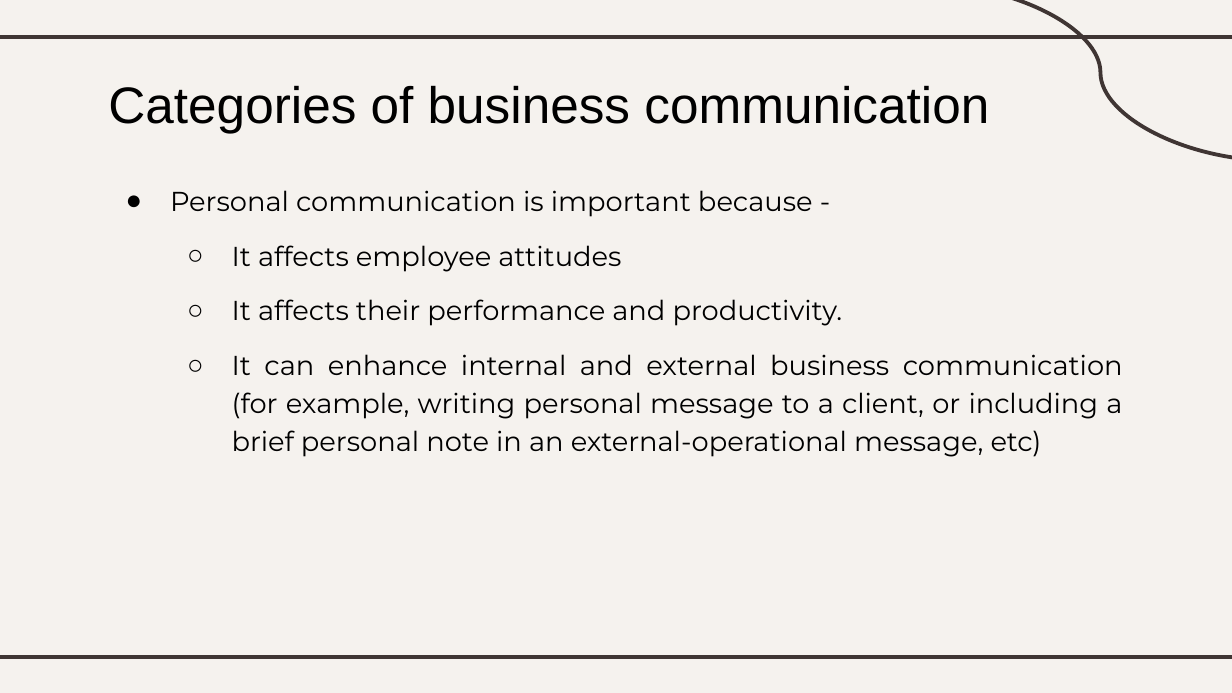
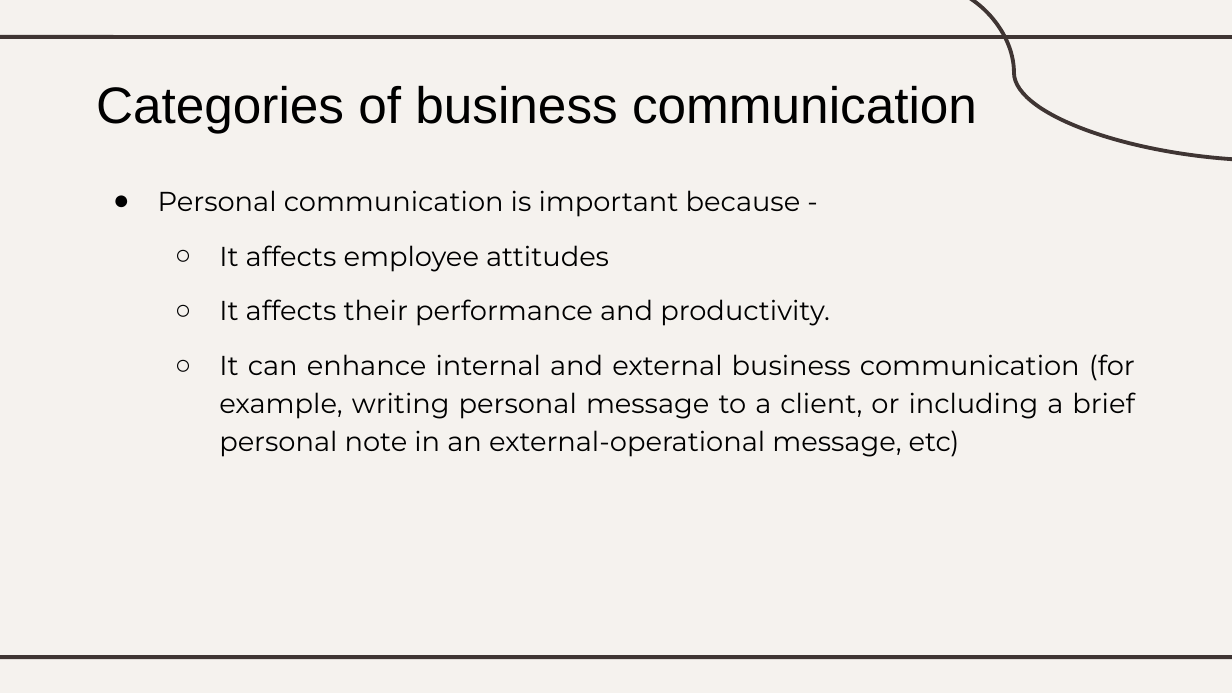
Before and after one commit to mononokai/3rd-semester, a slide deck: slide 15 of workplace-communication/Lecture 1.pptx. Drawn at 1232x693 pixels with LibreOffice and Linux fonts; fonts in the diff are those of the drawing. Boxes give left, top, right and bottom in pixels: in the first picture for what was removed or moved away, otherwise in the second. Text is boxed around its words. In the diff, an @@ line names an element or a change of style, - is before the commit and + after.

```diff
--- a/workplace-communication/Lecture 1.pptx
+++ b/workplace-communication/Lecture 1.pptx
@@ curved line (928, 0) - (1232, 160): route changed @@
@@ title "Categories of business communication": place and size @@
-title "Categories of business communication" at [108,85,989,133]
+title "Categories of business communication" at [96,85,977,133]
@@ text "Personal communication is important because ..." rewrapped from [170,190,1123,457] to [158,190,1135,457] @@
```
Also in this commit, not shown: 28 other slides changed, 1 other file.
